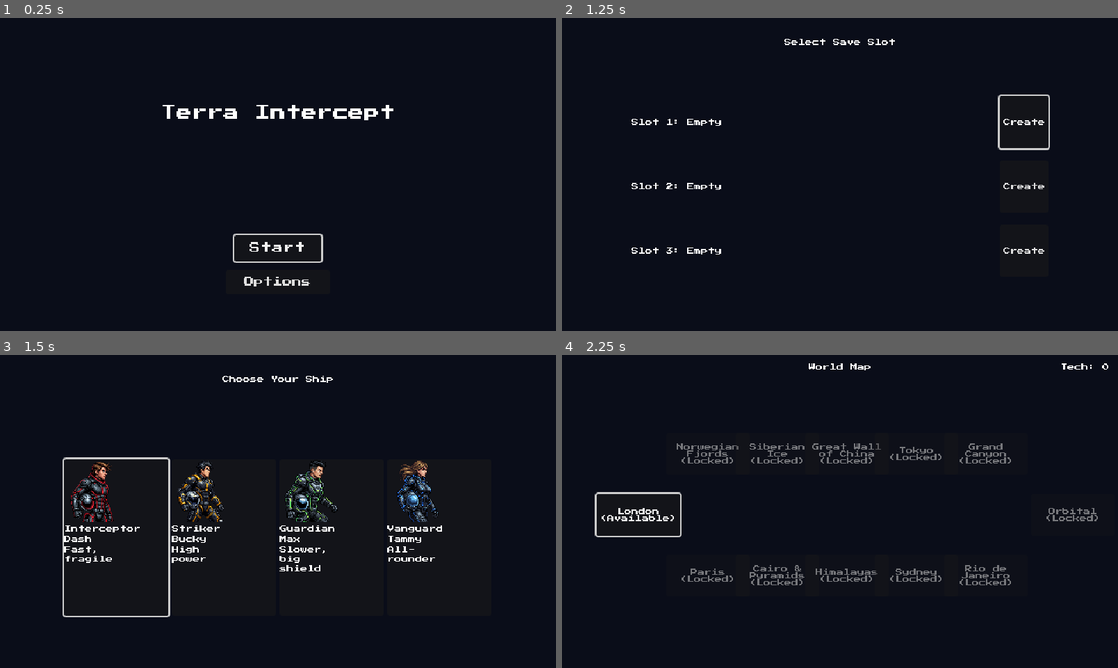
Above: before the commit, frames 1-4 (two rows, left to right).
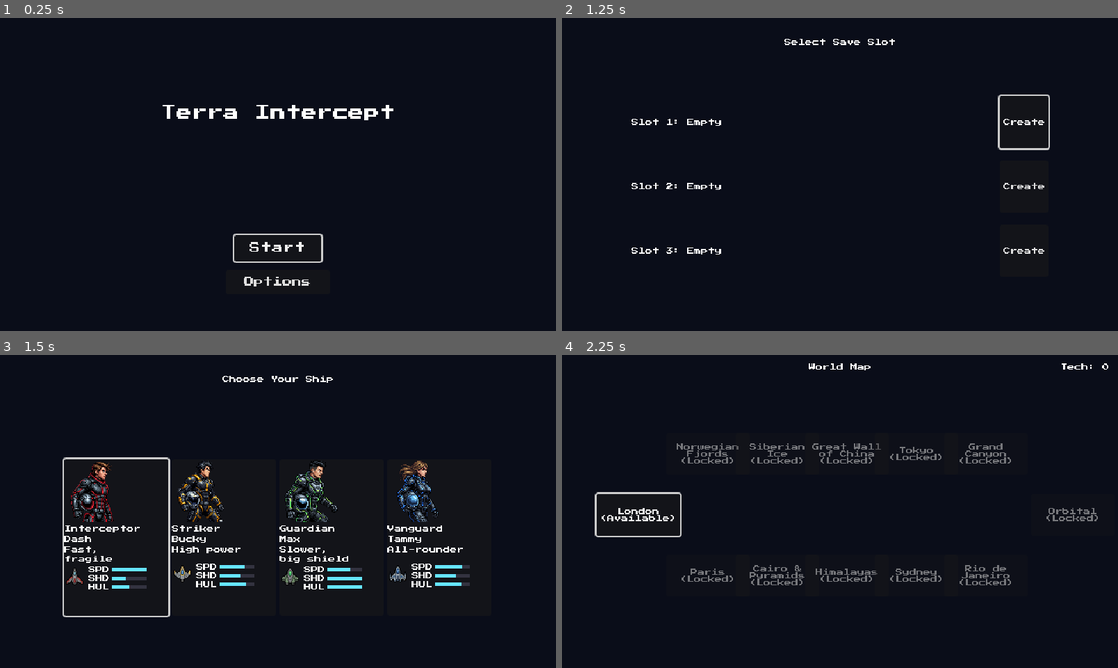
Above: after the commit, the same moments.

Repository: Funfetsunk/terra-intercept
Game: Godot game, scene res://scenes/menus/title_screen.tscn
Two runs of this game, one before a commit and one after it. Both use one fixed random seed, a clock stepped at 60 frames per second and the inputs below.
Inputs (mouse positions are in pixels of both pictures, inside the frame that each line leads up to):
- Up to frame 1 (0.25 s): no input
- Up to frame 2 (1.25 s): click "Start" at 0.5 s
- Up to frame 3 (1.5 s): click "Create" at 1.25 s
- Up to frame 4 (2.25 s): click (678, 536) at 2 s

Frames 1-2 are identical in both runs. In frame 3, 1.9% of the frame differs, in the area x 11-85%, y 61-75%; in frame 4, nothing differs.

Commit message:
Add ship icon + stat bars to ship select, align entry layout
Adds ShipData.icon_sprite (24x24, separate from the 72x72 select_art)
and shows it alongside normalized speed/shield/hull bars per ship,
computed against the max across all 4 in ship_select.gd. Also fixes
TraitsLabel auto-sizing to a variable number of wrapped lines, which
pushed the icon/stat row down by a different amount per ship -- gave
it a fixed 2-line minimum height so the row lines up across all four
entries. Verified live with no errors.

Co-Authored-By: Claude Sonnet 5 <noreply@anthropic.com>
Claude-Session: https://claude.ai/code/session_01A5TCL2SQxQszExogRQDTpi

Diff:
--- a/data/ships/guardian_ship_data.tres
+++ b/data/ships/guardian_ship_data.tres
@@ -2,6 +2,7 @@
 
 [ext_resource type="Script" uid="uid://boquiv061idvy" path="res://scripts/resources/ship_data.gd" id="1"]
 [ext_resource type="Texture2D" uid="uid://trmgal1ykn3w" path="res://art/placeholder/shumped-asset-pack/atlas/bullet_pill_blue.tres" id="1_yhuam"]
+[ext_resource type="Texture2D" uid="uid://b6lyksp0jrikm" path="res://art/sprites/player_ships/guardian.png" id="2_f36ja"]
 [ext_resource type="Texture2D" uid="uid://bun7c7pv50deb" path="res://art/sprites/ship_select/guardian_select.png" id="3_ruij8"]
 
 [resource]
@@ -12,6 +13,7 @@
 traits_description = "Slower, big shield"
 radio_intro = "Max on station. I've got you."
 select_art = ExtResource("3_ruij8")
+icon_sprite = ExtResource("2_f36ja")
 move_speed = 118.0
 shield_max = 10.0
 shield_recharge_rate = 2.5
--- a/data/ships/interceptor_ship_data.tres
+++ b/data/ships/interceptor_ship_data.tres
@@ -2,6 +2,7 @@
 
 [ext_resource type="Script" uid="uid://boquiv061idvy" path="res://scripts/resources/ship_data.gd" id="1"]
 [ext_resource type="Texture2D" uid="uid://trmgal1ykn3w" path="res://art/placeholder/shumped-asset-pack/atlas/bullet_pill_blue.tres" id="1_vqla0"]
+[ext_resource type="Texture2D" uid="uid://cc6rlnxudu58f" path="res://art/sprites/player_ships/interceptor.png" id="2_i5tud"]
 [ext_resource type="Texture2D" uid="uid://b4uppgorx7u4h" path="res://art/sprites/ship_select/interceptor_select.png" id="3_6oecn"]
 
 [resource]
@@ -12,6 +13,7 @@
 traits_description = "Fast, fragile"
 radio_intro = "Dash, inbound. Watch this."
 select_art = ExtResource("3_6oecn")
+icon_sprite = ExtResource("2_i5tud")
 move_speed = 182.0
 shield_max = 4.0
 hull_max = 2.0
--- a/data/ships/striker_ship_data.tres
+++ b/data/ships/striker_ship_data.tres
@@ -2,6 +2,7 @@
 
 [ext_resource type="Script" uid="uid://boquiv061idvy" path="res://scripts/resources/ship_data.gd" id="1"]
 [ext_resource type="Texture2D" uid="uid://trmgal1ykn3w" path="res://art/placeholder/shumped-asset-pack/atlas/bullet_pill_blue.tres" id="1_vph8y"]
+[ext_resource type="Texture2D" uid="uid://j7j3u5m4f3tb" path="res://art/sprites/player_ships/striker.png" id="2_o7vsq"]
 [ext_resource type="Texture2D" uid="uid://cf8eleq8et15k" path="res://art/sprites/ship_select/striker_select.png" id="3_f0uc6"]
 
 [resource]
@@ -12,6 +13,7 @@
 traits_description = "High power"
 radio_intro = "Bucky here. Guns hot, say the word."
 select_art = ExtResource("3_f0uc6")
+icon_sprite = ExtResource("2_o7vsq")
 move_speed = 134.0
 fire_rate = 12.0
 bullet_speed = 280.0
--- a/data/ships/vanguard_ship_data.tres
+++ b/data/ships/vanguard_ship_data.tres
@@ -2,6 +2,7 @@
 
 [ext_resource type="Script" uid="uid://boquiv061idvy" path="res://scripts/resources/ship_data.gd" id="1"]
 [ext_resource type="Texture2D" uid="uid://trmgal1ykn3w" path="res://art/placeholder/shumped-asset-pack/atlas/bullet_pill_blue.tres" id="1_r1l1u"]
+[ext_resource type="Texture2D" uid="uid://db8ce5sqcaeqx" path="res://art/sprites/player_ships/vanguard.png" id="2_3hb8c"]
 [ext_resource type="Texture2D" uid="uid://6w5veomx7kp0" path="res://art/sprites/ship_select/vanguard_select.png" id="3_qi20r"]
 
 [resource]
@@ -12,6 +13,7 @@
 traits_description = "All-rounder"
 radio_intro = "Tammy, standing by. Just say when."
 select_art = ExtResource("3_qi20r")
+icon_sprite = ExtResource("2_3hb8c")
 move_speed = 139.0
 bullet_texture = ExtResource("1_r1l1u")
 special_shape = 3
--- a/scenes/menus/ship_select.gd
+++ b/scenes/menus/ship_select.gd
@@ -9,6 +9,15 @@
 			var entry: ShipSelectEntry = child as ShipSelectEntry
 			entry.ship_chosen.connect(_on_ship_chosen)
 			entries.append(entry)
+	var max_speed: float = 0.0
+	var max_shield: float = 0.0
+	var max_hull: float = 0.0
+	for entry: ShipSelectEntry in entries:
+		max_speed = max(max_speed, entry.ship.move_speed)
+		max_shield = max(max_shield, entry.ship.shield_max)
+		max_hull = max(max_hull, entry.ship.hull_max)
+	for entry: ShipSelectEntry in entries:
+		entry.set_stat_ratios(entry.ship.move_speed / max_speed, entry.ship.shield_max / max_shield, entry.ship.hull_max / max_hull)
 	for i in range(entries.size()):
 		var prev_entry: ShipSelectEntry = entries[wrapi(i - 1, 0, entries.size())]
 		var next_entry: ShipSelectEntry = entries[wrapi(i + 1, 0, entries.size())]
--- a/scenes/menus/ship_select_entry.gd
+++ b/scenes/menus/ship_select_entry.gd
@@ -4,18 +4,29 @@
 signal ship_chosen(ship: ShipData)
 
 @export var ship: ShipData
+@export var stat_bar_max_width: float = 40.0
 
 @onready var _art: TextureRect = $VBoxContainer/Swatch/Art
 @onready var _name_label: Label = $VBoxContainer/NameLabel
 @onready var _pilot_label: Label = $VBoxContainer/PilotLabel
 @onready var _traits_label: Label = $VBoxContainer/TraitsLabel
+@onready var _icon: TextureRect = $VBoxContainer/StatsRow/Icon
+@onready var _speed_fill: ColorRect = $VBoxContainer/StatsRow/StatBars/SpeedRow/Track/Fill
+@onready var _shield_fill: ColorRect = $VBoxContainer/StatsRow/StatBars/ShieldRow/Track/Fill
+@onready var _hull_fill: ColorRect = $VBoxContainer/StatsRow/StatBars/HullRow/Track/Fill
 
 func _ready() -> void:
 	_art.texture = ship.select_art
 	_name_label.text = ship.ship_name
 	_pilot_label.text = ship.pilot_name
 	_traits_label.text = ship.traits_description
+	_icon.texture = ship.icon_sprite
 	pressed.connect(_on_pressed)
+
+func set_stat_ratios(speed_ratio: float, shield_ratio: float, hull_ratio: float) -> void:
+	_speed_fill.size.x = stat_bar_max_width * clampf(speed_ratio, 0.0, 1.0)
+	_shield_fill.size.x = stat_bar_max_width * clampf(shield_ratio, 0.0, 1.0)
+	_hull_fill.size.x = stat_bar_max_width * clampf(hull_ratio, 0.0, 1.0)
 
 func _on_pressed() -> void:
 	ship_chosen.emit(ship)
--- a/scenes/menus/ship_select_entry.tscn
+++ b/scenes/menus/ship_select_entry.tscn
@@ -30,5 +30,87 @@
 layout_mode = 2
 
 [node name="TraitsLabel" type="Label" parent="VBoxContainer" unique_id=936772512]
+custom_minimum_size = Vector2(0, 16)
 layout_mode = 2
 autowrap_mode = 3
+
+[node name="StatsRow" type="HBoxContainer" parent="VBoxContainer" unique_id=1259779762]
+layout_mode = 2
+theme_override_constants/separation = 4
+
+[node name="Icon" type="TextureRect" parent="VBoxContainer/StatsRow" unique_id=305534337]
+texture_filter = 1
+custom_minimum_size = Vector2(24, 24)
+layout_mode = 2
+size_flags_horizontal = 0
+size_flags_vertical = 0
+
+[node name="StatBars" type="VBoxContainer" parent="VBoxContainer/StatsRow" unique_id=1195336417]
+layout_mode = 2
+theme_override_constants/separation = 2
+
+[node name="SpeedRow" type="HBoxContainer" parent="VBoxContainer/StatsRow/StatBars" unique_id=33683628]
+layout_mode = 2
+theme_override_constants/separation = 3
+
+[node name="Label" type="Label" parent="VBoxContainer/StatsRow/StatBars/SpeedRow" unique_id=1243655596]
+custom_minimum_size = Vector2(24, 0)
+layout_mode = 2
+text = "SPD"
+
+[node name="Track" type="ColorRect" parent="VBoxContainer/StatsRow/StatBars/SpeedRow" unique_id=1887929081]
+custom_minimum_size = Vector2(40, 4)
+layout_mode = 2
+size_flags_horizontal = 0
+size_flags_vertical = 4
+color = Color(0.2, 0.2, 0.25, 1)
+
+[node name="Fill" type="ColorRect" parent="VBoxContainer/StatsRow/StatBars/SpeedRow/Track" unique_id=539979678]
+layout_mode = 0
+offset_right = 40.0
+offset_bottom = 4.0
+color = Color(0.4, 0.9, 1, 1)
+
+[node name="ShieldRow" type="HBoxContainer" parent="VBoxContainer/StatsRow/StatBars" unique_id=1366329633]
+layout_mode = 2
+theme_override_constants/separation = 3
+
+[node name="Label" type="Label" parent="VBoxContainer/StatsRow/StatBars/ShieldRow" unique_id=224362957]
+custom_minimum_size = Vector2(24, 0)
+layout_mode = 2
+text = "SHD"
+
+[node name="Track" type="ColorRect" parent="VBoxContainer/StatsRow/StatBars/ShieldRow" unique_id=1238089177]
+custom_minimum_size = Vector2(40, 4)
+layout_mode = 2
+size_flags_horizontal = 0
+size_flags_vertical = 4
+color = Color(0.2, 0.2, 0.25, 1)
+
+[node name="Fill" type="ColorRect" parent="VBoxContainer/StatsRow/StatBars/ShieldRow/Track" unique_id=350061664]
+layout_mode = 0
+offset_right = 40.0
+offset_bottom = 4.0
+color = Color(0.4, 0.9, 1, 1)
+
+[node name="HullRow" type="HBoxContainer" parent="VBoxContainer/StatsRow/StatBars" unique_id=1148706737]
+layout_mode = 2
+theme_override_constants/separation = 3
+
+[node name="Label" type="Label" parent="VBoxContainer/StatsRow/StatBars/HullRow" unique_id=1544834069]
+custom_minimum_size = Vector2(24, 0)
+layout_mode = 2
+text = "HUL"
+
+[node name="Track" type="ColorRect" parent="VBoxContainer/StatsRow/StatBars/HullRow" unique_id=346078697]
+custom_minimum_size = Vector2(40, 4)
+layout_mode = 2
+size_flags_horizontal = 0
+size_flags_vertical = 4
+color = Color(0.2, 0.2, 0.25, 1)
+
+[node name="Fill" type="ColorRect" parent="VBoxContainer/StatsRow/StatBars/HullRow/Track" unique_id=131050542]
+layout_mode = 0
+offset_right = 40.0
+offset_bottom = 4.0
+color = Color(0.4, 0.9, 1, 1)
--- a/scripts/resources/ship_data.gd
+++ b/scripts/resources/ship_data.gd
@@ -10,6 +10,7 @@
 @export var traits_description: String = ""
 @export var radio_intro: String = ""
 @export var select_art: Texture2D
+@export var icon_sprite: Texture2D
 
 @export_group("Movement")
 @export var move_speed: float = 90.0
Binary file added: art/sprites/player_ships/guardian.png
Not shown, added: art/sprites/player_ships/guardian.png.import
Binary file added: art/sprites/player_ships/interceptor.png
Not shown, added: art/sprites/player_ships/interceptor.png.import
Binary file added: art/sprites/player_ships/striker.png
Not shown, added: art/sprites/player_ships/striker.png.import
Binary file added: art/sprites/player_ships/vanguard.png
Not shown, added: art/sprites/player_ships/vanguard.png.import
